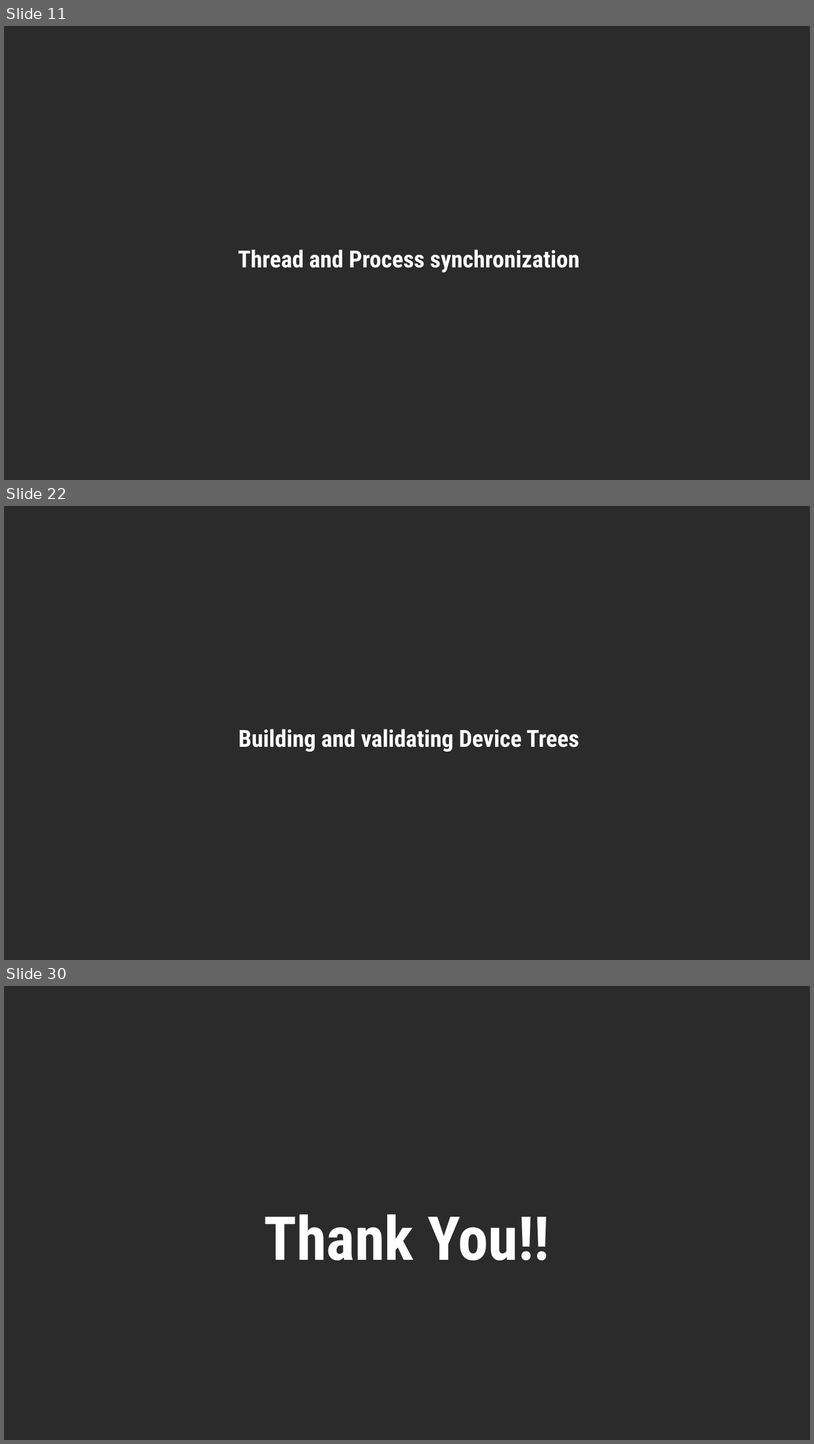
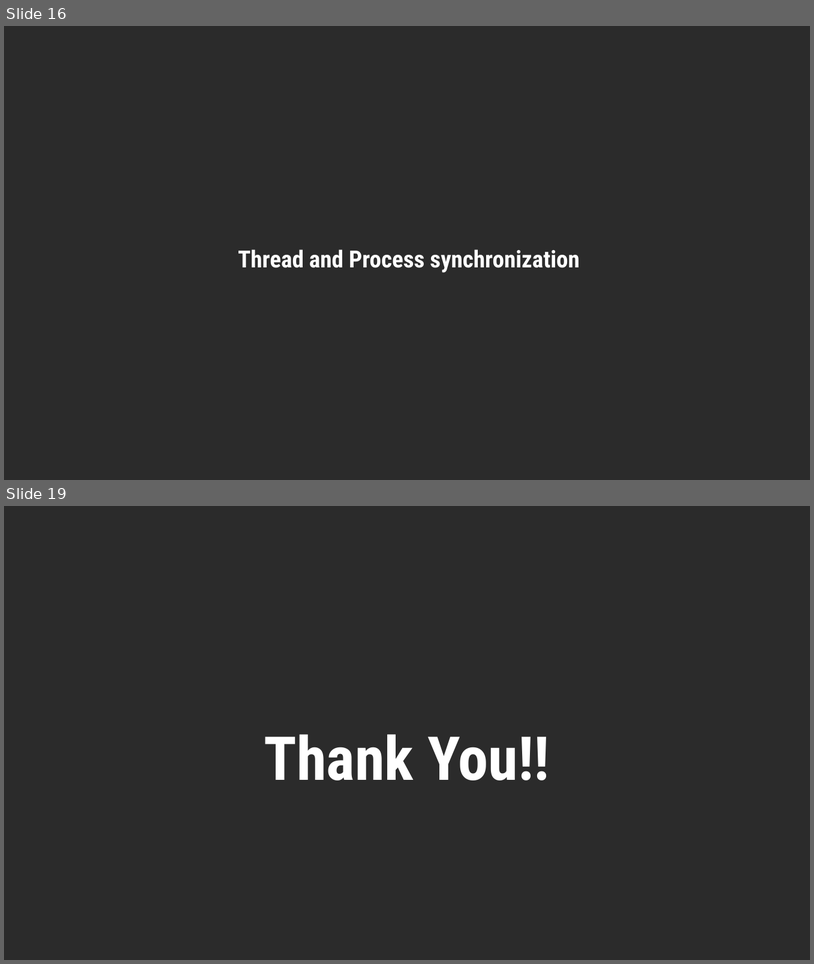
Before and after one commit to cuongnv99sc/OS_overview, a slide deck: doc/OS_overview.pptx. Shown one above the other, each under a label of ours: slides 11, 22 and 30 before the commit, slides 16 and 19 after it; the slides between them are not shown. The pictures are 814x1444 and 814x964 pixels, drawn with LibreOffice and Linux fonts; fonts in the diff are those of the drawing; background and template pictures are left out; a plain dark background stands for a picture behind light text. Boxes give left, top, right and bottom in pixels: in the first picture for what was removed or moved away, otherwise in the second. Text is boxed around its words. In the diff, an @@ line names an element or a change of style, - is before the commit and + after.

```diff
--- a/doc/OS_overview.pptx
+++ b/doc/OS_overview.pptx
@@ slide 22 removed at <box>4,506,810,960</box>, background picture (left out) @@
@@ title removed at <box>239,729,579,751</box> @@
-Building and validating Device Trees
@@ what was slide 11 is now slide 16 @@
@@ what was slide 30 is now slide 19 @@
```
Also in this commit, not shown: 2 slides changed, 9 slides added, 19 other slides removed, 1 other file.
